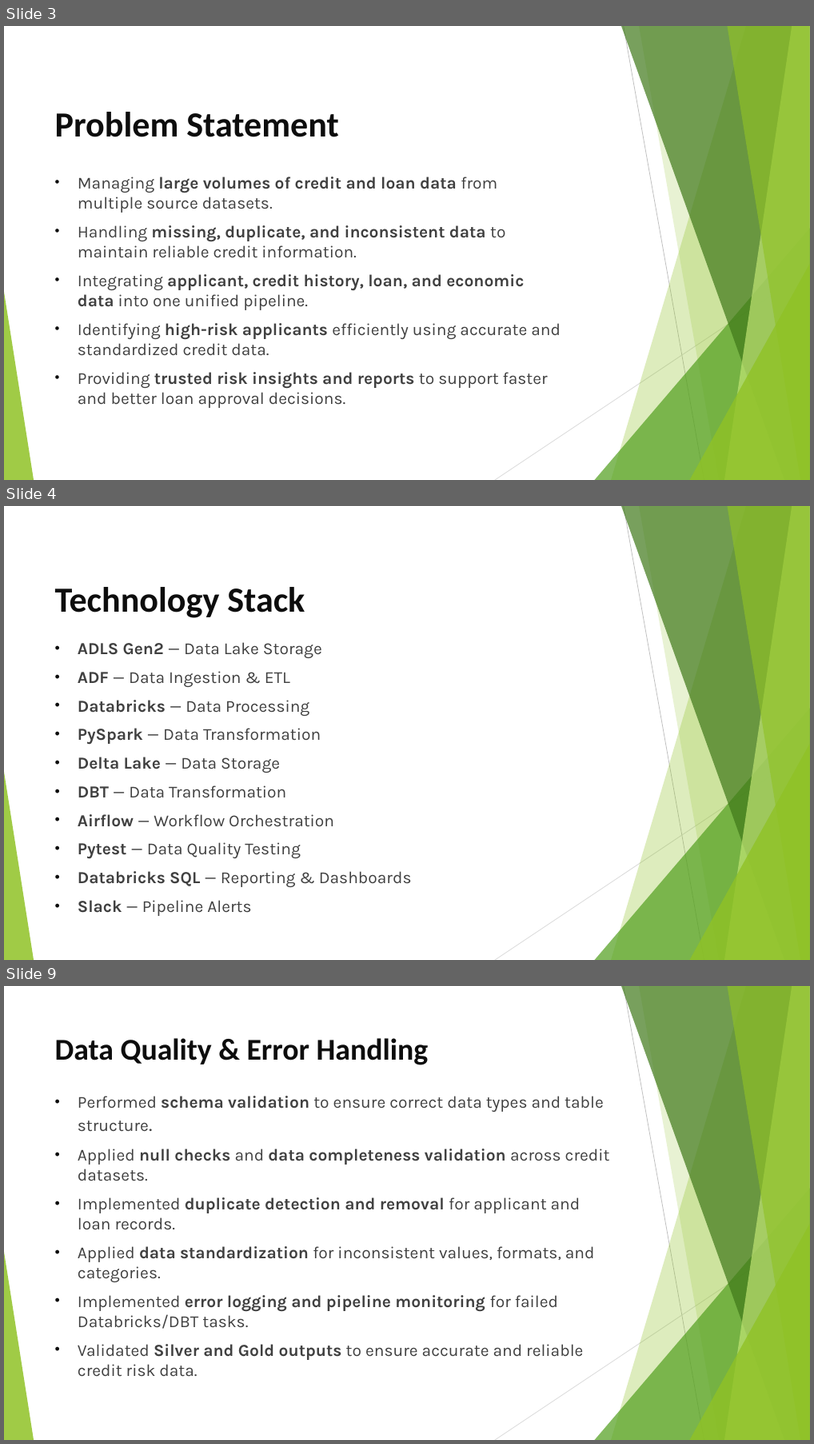
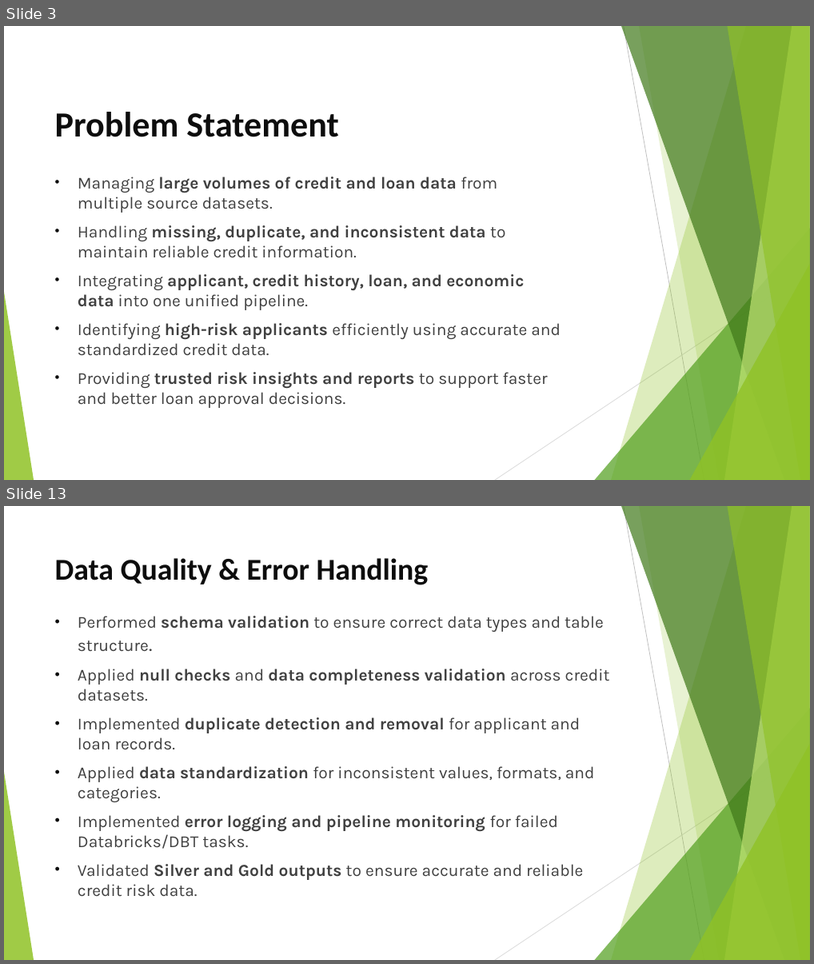
Before and after one commit to Bellamkondakumaraswamy/Credit-Risk-Assessment-Pipeline, a slide deck: Credit Risk Assessment Pipeline PPTX.pptx. Shown one above the other, each under a label of ours: slides 3, 4 and 9 before the commit, slides 3 and 13 after it; the slides between them are not shown. The pictures are 814x1444 and 814x964 pixels, drawn with LibreOffice and Linux fonts; fonts in the diff are those of the drawing. Boxes give left, top, right and bottom in pixels: in the first picture for what was removed or moved away, otherwise in the second. Text is boxed around its words. In the diff, an @@ line names an element or a change of style, - is before the commit and + after.

```diff
--- a/Credit Risk Assessment Pipeline PPTX.pptx
+++ b/Credit Risk Assessment Pipeline PPTX.pptx
@@ slide 4 removed at [4, 506, 810, 960], background #FFFFFF; not listed: 10 template elements that a slide beside it also shows @@
@@ title removed at [55, 587, 305, 618] @@
-Technology Stack
@@ text removed at [78, 642, 412, 916] @@
-• ADLS Gen2 — Data Lake Storage
-• ADF — Data Ingestion & ETL
-• Databricks — Data Processing
-• PySpark — Data Transformation
-• Delta Lake — Data Storage
-• DBT — Data Transformation
-• Airflow — Workflow Orchestration
-• Pytest — Data Quality Testing
-• Databricks SQL — Reporting & Dashboards
-• Slack — Pipeline Alerts
@@ what was slide 9 is now slide 13 @@
```
Also in this commit, not shown: 7 slides changed, 5 slides added, 5 other slides removed, 16 other files.
